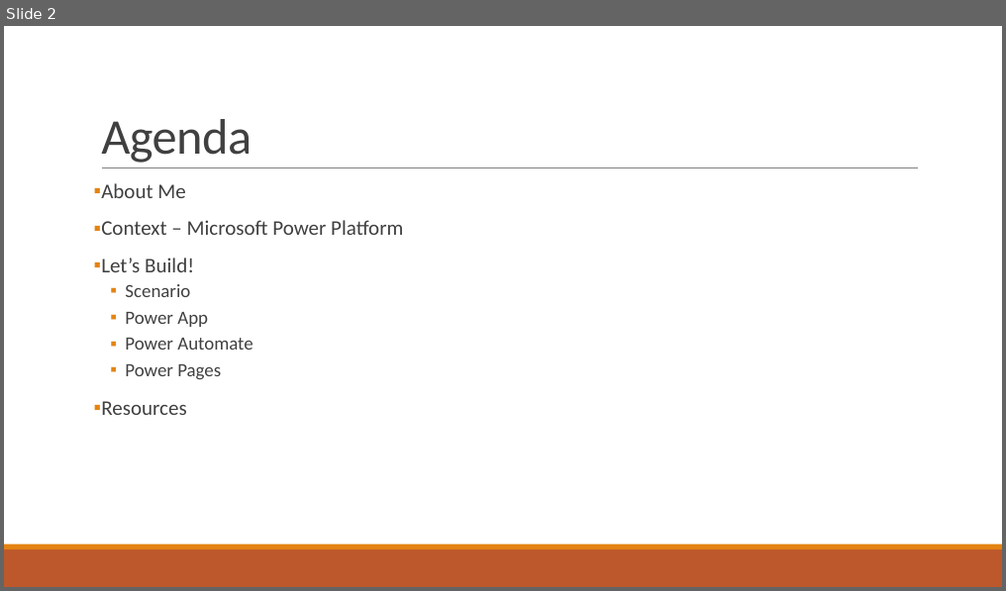
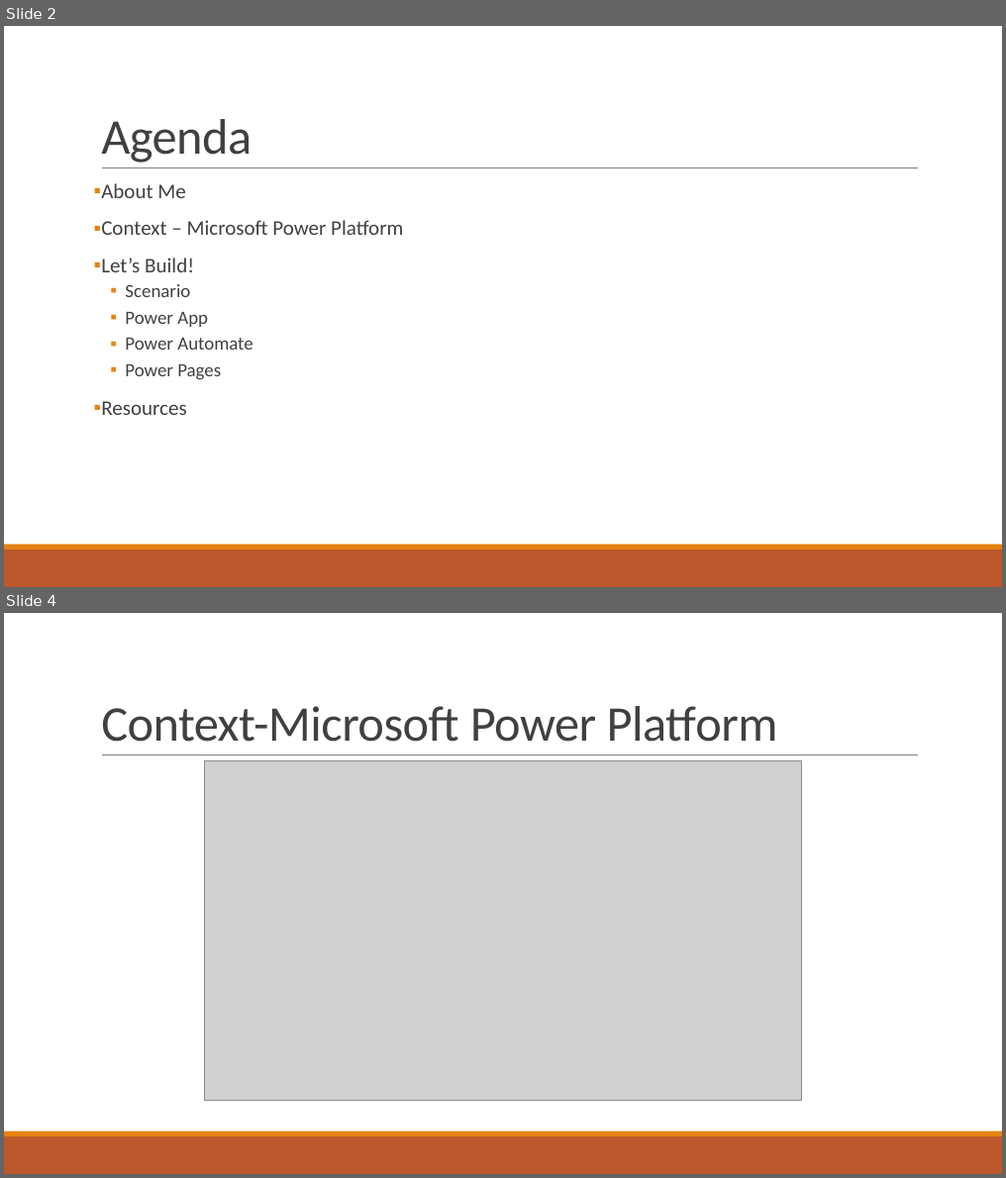
Before and after one commit to eflamm/presentations, a slide deck: Pilot to CoPilot(s).pptx. Shown one above the other, each under a label of ours: slide 2 before the commit, slides 2 and 4 after it; the slides between them are not shown. The pictures are 1006x591 and 1006x1178 pixels, drawn with LibreOffice and Linux fonts; fonts in the diff are those of the drawing; grey boxes stand for pictures. Boxes give left, top, right and bottom in pixels: in the first picture for what was removed or moved away, otherwise in the second. Text is boxed around its words. In the diff, an @@ line names an element or a change of style, - is before the commit and + after.

```diff
--- a/Pilot to CoPilot(s).pptx
+++ b/Pilot to CoPilot(s).pptx
@@ slide 4 added at (4, 613, 1002, 1174), background #FFFFFF; not listed: 3 template elements that a slide beside it also shows @@
@@ title added at (101, 706, 778, 742), 48 pt, text #404040 @@
+Context-Microsoft Power Platform
@@ picture added at (205, 761, 802, 1101) @@
```
Also in this commit, not shown: 11 other slides added, 1 other file.
